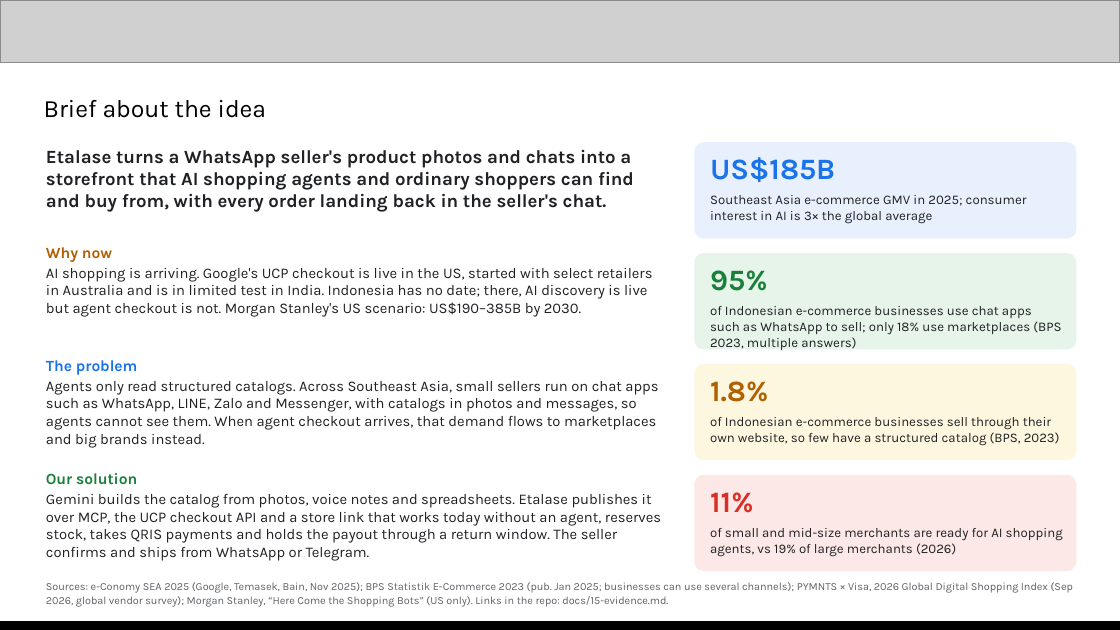
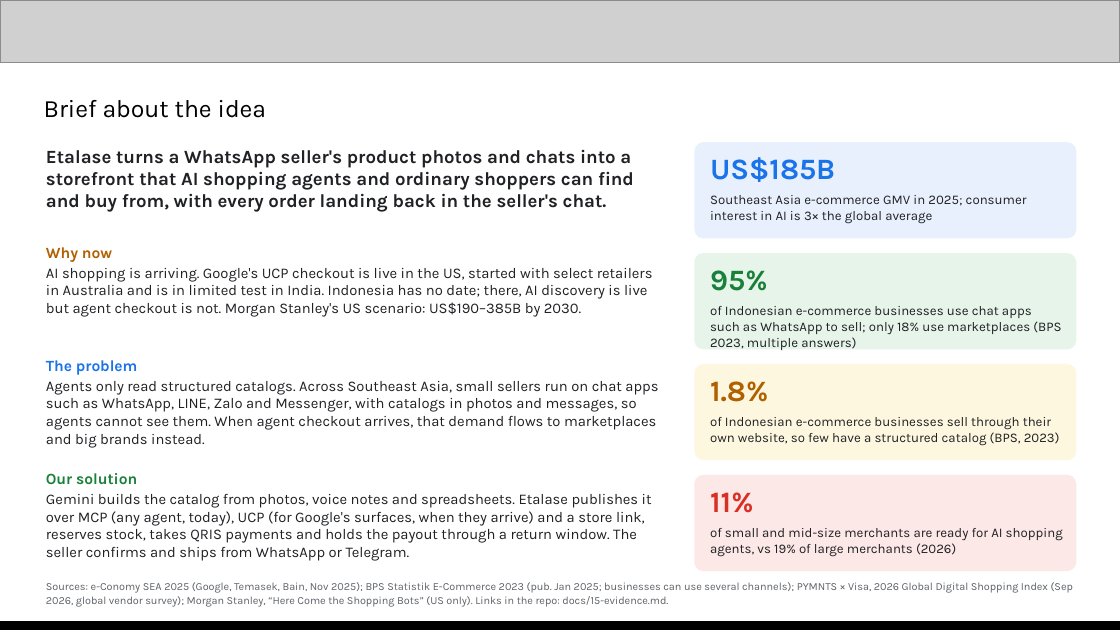
Before and after one commit to galihsatriawan/etalase, a slide deck: slide 2 of submission/Etalase_AI_Builder_Cup_Submission.pptx. Drawn at 1120x630 pixels with LibreOffice and Linux fonts; fonts in the diff are those of the drawing; grey boxes stand for pictures. Boxes give left, top, right and bottom in pixels: in the first picture for what was removed or moved away, otherwise in the second. Text is boxed around its words. In the diff, an @@ line names an element or a change of style, - is before the commit and + after.

```diff
--- a/submission/Etalase_AI_Builder_Cup_Submission.pptx
+++ b/submission/Etalase_AI_Builder_Cup_Submission.pptx
@@ text at bbox=[46, 494, 652, 561]: text changed @@
-Gemini builds the catalog from photos, voice notes and spreadsheets. Etalase publishes it over MCP, the UCP checkout API and a store link that works today without an agent, reserves stock, takes QRIS payments and holds the payout through a return window. The seller confirms and ships from WhatsApp or Telegram.
+Gemini builds the catalog from photos, voice notes and spreadsheets. Etalase publishes it over MCP (any agent, today), UCP (for Google's surfaces, when they arrive) and a store link, reserves stock, takes QRIS payments and holds the payout through a return window. The seller confirms and ships from WhatsApp or Telegram.
```
Also in this commit, not shown: 3 other slides changed, 2 other files.
